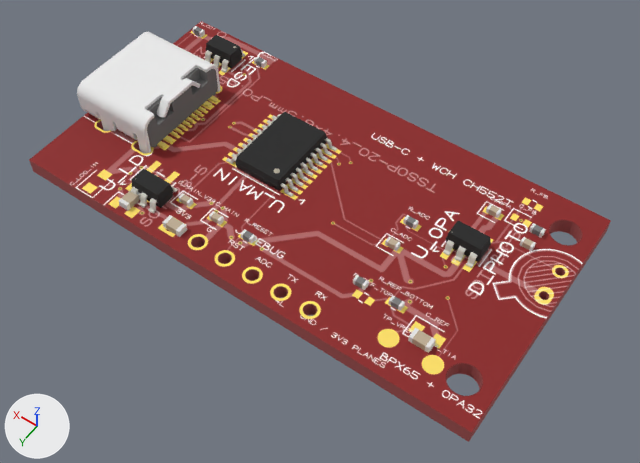
Before and after pictures for a commit that changed the glTF model public/viewer/usb-c__ch552t__photodiode/3d.glb.
Before and after are seen from a 50 mm camera at (-26.5, 36.0, 52.5) aimed at (-2.3, 2.1, -0.7). The lights are fixed; the arrows at lower left show +X, +Y and +Z. The first picture is the older version.

Names of what the first picture shows: 'Box0', 'C_FB', 'C_LDO_IN', 'C_LDO_OUT', 'C_REF', 'J1', 'R_FB', 'R_REF_TOP', 'U_ESD', 'U_LDO', 'U_MAIN', 'U_OPA' and 9 more.
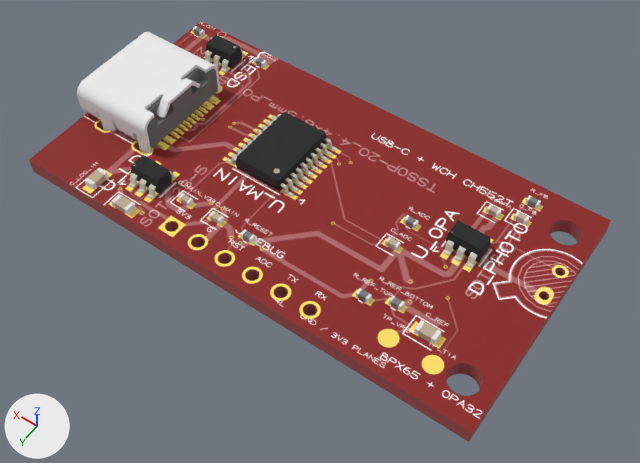
Pixel boxes (x1, y1, x2, y2) of what changed, in the pictures (640 x 463 px):
'U_LDO', moved
    before: (131, 169, 178, 213)
    after: (129, 155, 176, 199)
'C_REF', moved
    before: (408, 328, 436, 353)
    after: (414, 320, 441, 345)
'C_LDO_OUT', moved
    before: (162, 215, 187, 237)
    after: (111, 194, 136, 215)
'C_LDO_IN', moved
    before: (119, 190, 141, 211)
    after: (85, 168, 108, 190)
'R_REF_TOP', moved
    before: (353, 275, 369, 290)
    after: (356, 288, 372, 304)
'C_FB', moved
    before: (519, 237, 536, 251)
    after: (513, 211, 529, 225)
'R_FB', moved
    before: (529, 223, 546, 237)
    after: (525, 195, 541, 209)

What changed in the scene script:
```text
Change ob_u_ldo:
    ob_u_ldo.location: (9.5, 7.5, 0.7) -> (10.5, 6.5, 0.7)
Change ob_c_ldo_in:
    ob_c_ldo_in.location: (10.45, 9.0, 0.7) -> (14.0, 9.0, 0.7)
Change ob_c_ldo_out:
    ob_c_ldo_out.location: (6.0, 9.0, 0.7) -> (10.5, 9.7, 0.7)
Change ob_r_ref_top:
    ob_r_ref_top.location: (-8.0, 5.2, 0.7) -> (-8.8, 6.0, 0.7)
Change ob_c_ref:
    ob_c_ref.location: (-14.0, 6.75, 0.7) -> (-14.0, 6.0, 0.7)
Change ob_r_fb:
    ob_r_fb.location: (-16.0, -6.25, 0.7) -> (-14.5, -8.5, 0.7)
Change ob_c_fb:
    ob_c_fb.location: (-16.0, -4.7, 0.7) -> (-14.5, -6.6, 0.7)
```
